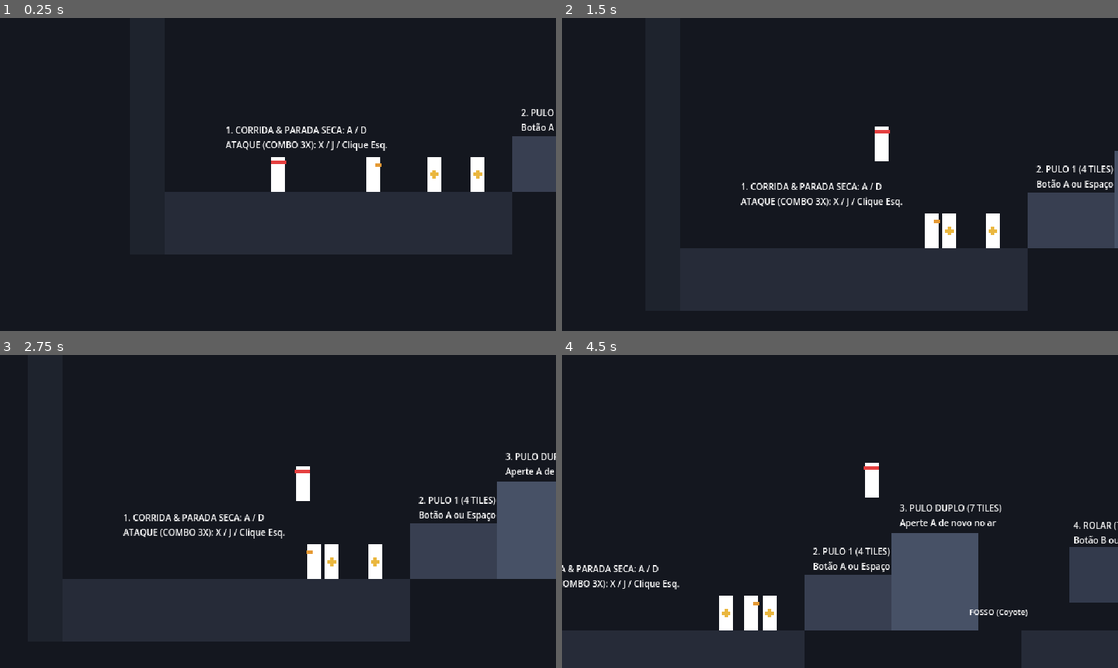
Above: before the commit, frames 1-4 (two rows, left to right).
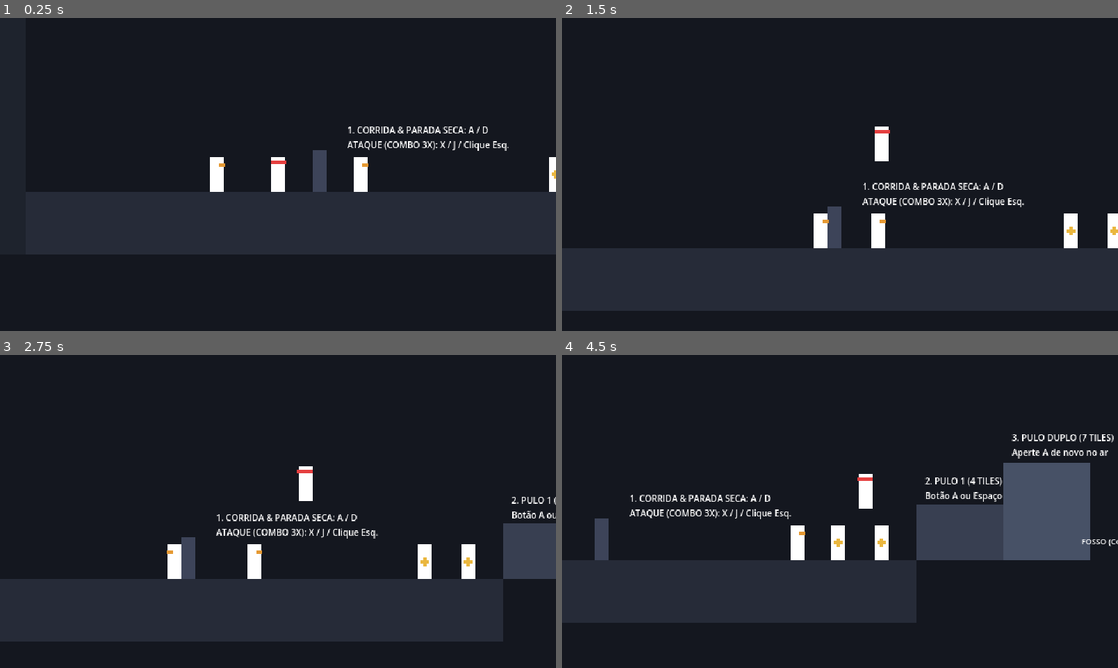
Above: after the commit, the same moments.

Repository: Theadrill/Godot-Roguelike-Prototype
Game: Godot game, scene res://src/world/movement_gym.tscn
Two runs of this game, one before a commit and one after it. Both use one fixed random seed, a clock stepped at 60 frames per second and the inputs below.
Inputs (mouse positions are in pixels of both pictures, inside the frame that each line leads up to):
- Up to frame 1 (0.25 s): no input
- Up to frame 2 (1.5 s): tap A (move_left) at 0.5, 1.25 s; move the mouse to (962, 158) at 0.52 s; hold D (move_right) from 0.53 s (still down); tap Space (jump) at 0.6, 0.77, 1.07 s; click (962, 158) at 0.67 s; move the mouse to (728, 190) at 1.27 s; click (728, 190) at 1.35 s
- Up to frame 3 (2.75 s): tap Space (jump) at 1.52, 1.55, 1.82, 2.3 s; tap A (move_left) at 2 s; move the mouse to (333, 442) at 2.02 s; release D (move_right) at 2.03 s; hold A (move_left) from 2.03 s (still down); right-click (333, 442) at 2.1 s
- Up to frame 4 (4.5 s): move the mouse to (812, 574) at 2.77 s; release A (move_left) at 2.78 s; hold D (move_right) 2.78-4.28 s; tap Shift (roll) at 2.85 s; click (812, 574) at 2.92 s; tap Space (jump) at 3.02, 3.05, 3.32, 3.77, 3.8, 4.07 s; tap A (move_left) at 3.5, 4.25 s; move the mouse to (1006, 558) at 3.52 s; tap J at 3.6 s; move the mouse to (673, 464) at 4.27 s; hold A (move_left) from 4.28 s (still down); tap K at 4.35 s

The runs differ from the first frame. In frame 1, 9.8% of the frame differs, in the area x 4-100%, y 29-76%; in frame 2, 12%; in frame 3, 12%; in frame 4, 35%, in the area x 0-100%, y 25-100%.

Commit message:
feat(world): expand left arena, add jumpable wall and stationary wall-test soldier

Diff:
--- a/src/entities/enemies/soldier/soldier.gd
+++ b/src/entities/enemies/soldier/soldier.gd
@@ -4,6 +4,8 @@
 ## Basic melee soldier enemy implementing FSM, 3-signal tactical combat, and diegetic feedback.
 
 @export_group("Soldier Stats")
+@export var stationary: bool = false
+@export_range(-1, 1, 2) var initial_facing: int = 1
 @export_range(10.0, 1000.0, 5.0) var max_health: float = 60.0
 @export_range(10.0, 300.0, 5.0, "suffix:px/s") var patrol_speed: float = 40.0
 @export_range(30.0, 400.0, 5.0, "suffix:px/s") var chase_speed: float = 85.0
@@ -41,6 +43,8 @@
 
 func _ready() -> void:
 	current_health = max_health
+	if initial_facing != 0:
+		update_facing(float(initial_facing))
 	hurtbox.hit_received.connect(_on_hit_received)
 	hide_telegraph()
 	set_slash_active(false)
--- a/src/entities/enemies/soldier/states/patrol_state.gd
+++ b/src/entities/enemies/soldier/states/patrol_state.gd
@@ -20,6 +20,12 @@
 	# Check for Player in Line of Sight
 	if _can_see_player():
 		state_machine.transition_to("chase")
+		return
+
+	# If stationary, stay in place watching for player
+	if soldier.stationary:
+		soldier.velocity.x = move_toward(soldier.velocity.x, 0.0, soldier.friction * delta)
+		soldier.move_and_slide()
 		return
 
 	# Handle brief pause at turnarounds
--- a/src/world/movement_gym.tscn
+++ b/src/world/movement_gym.tscn
@@ -5,11 +5,14 @@
 [ext_resource type="PackedScene" path="res://src/entities/enemies/soldier/soldier.tscn" id="3_soldier"]
 
 [sub_resource type="RectangleShape2D" id="RectangleShape2D_ground1"]
-size = Vector2(400, 72)
+size = Vector2(700, 72)
 
 [sub_resource type="RectangleShape2D" id="RectangleShape2D_wall_left_boundary"]
 size = Vector2(40, 400)
 
+[sub_resource type="RectangleShape2D" id="RectangleShape2D_jump_wall"]
+size = Vector2(16, 48)
+
 [sub_resource type="RectangleShape2D" id="RectangleShape2D_step_4tiles"]
 size = Vector2(100, 64)
 
@@ -44,20 +47,28 @@
 collision_mask = 0
 
 [node name="Ground1_Col" type="CollisionShape2D" parent="Environment" unique_id=677030247]
-position = Vector2(150, 324)
+position = Vector2(0, 324)
 shape = SubResource("RectangleShape2D_ground1")
 
 [node name="Ground1_Vis" type="Polygon2D" parent="Environment" unique_id=1361034921]
 color = Color(0.15, 0.17, 0.22, 1)
-polygon = PackedVector2Array(-50, 288, 350, 288, 350, 360, -50, 360)
+polygon = PackedVector2Array(-350, 288, 350, 288, 350, 360, -350, 360)
 
 [node name="WallLeftBoundary_Col" type="CollisionShape2D" parent="Environment" unique_id=643261727]
-position = Vector2(-70, 150)
+position = Vector2(-370, 150)
 shape = SubResource("RectangleShape2D_wall_left_boundary")
 
 [node name="WallLeftBoundary_Vis" type="Polygon2D" parent="Environment" unique_id=254504624]
 color = Color(0.12, 0.14, 0.18, 1)
-polygon = PackedVector2Array(-90, -50, -50, -50, -50, 360, -90, 360)
+polygon = PackedVector2Array(-390, -50, -350, -50, -350, 360, -390, 360)
+
+[node name="JumpWall_Col" type="CollisionShape2D" parent="Environment" unique_id=1849102481]
+position = Vector2(-12, 264)
+shape = SubResource("RectangleShape2D_jump_wall")
+
+[node name="JumpWall_Vis" type="Polygon2D" parent="Environment" unique_id=958102374]
+color = Color(0.24, 0.27, 0.35, 1)
+polygon = PackedVector2Array(-20, 240, -4, 240, -4, 288, -20, 288)
 
 [node name="Step4_Col" type="CollisionShape2D" parent="Environment" unique_id=1270975954]
 position = Vector2(400, 256)
@@ -193,11 +204,16 @@
 [node name="CombatDummy2" parent="." unique_id=1953690624 instance=ExtResource("2_dummy")]
 position = Vector2(310, 288)
 
+[node name="SoldierLeft" parent="." instance=ExtResource("3_soldier")]
+position = Vector2(-150, 288)
+
 [node name="Soldier" parent="." instance=ExtResource("3_soldier")]
-position = Vector2(180, 288)
+position = Vector2(35, 288)
+stationary = true
+initial_facing = 1
 
 [node name="Player" parent="." unique_id=794960122 instance=ExtResource("1_player")]
-position = Vector2(80, 288)
+position = Vector2(-60, 288)
 run_speed = 150.0
 roll_speed = 170.0
 roll_duration = 0.24
